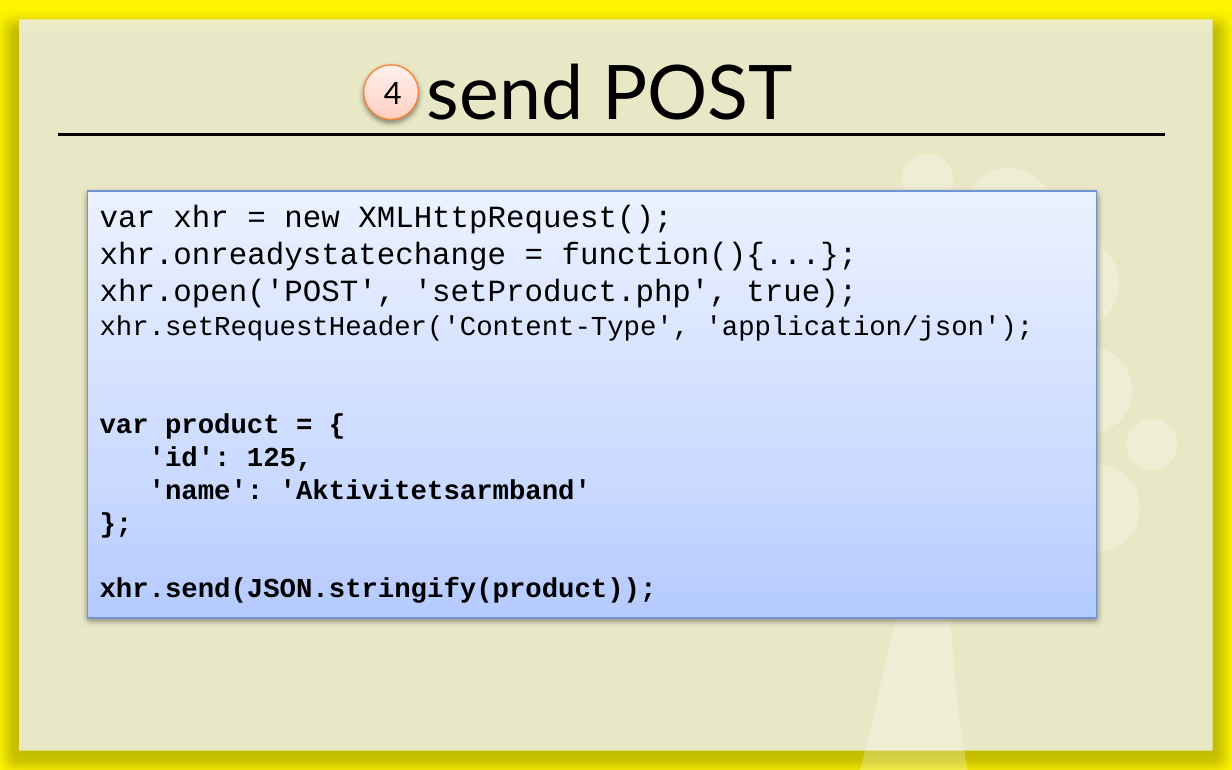
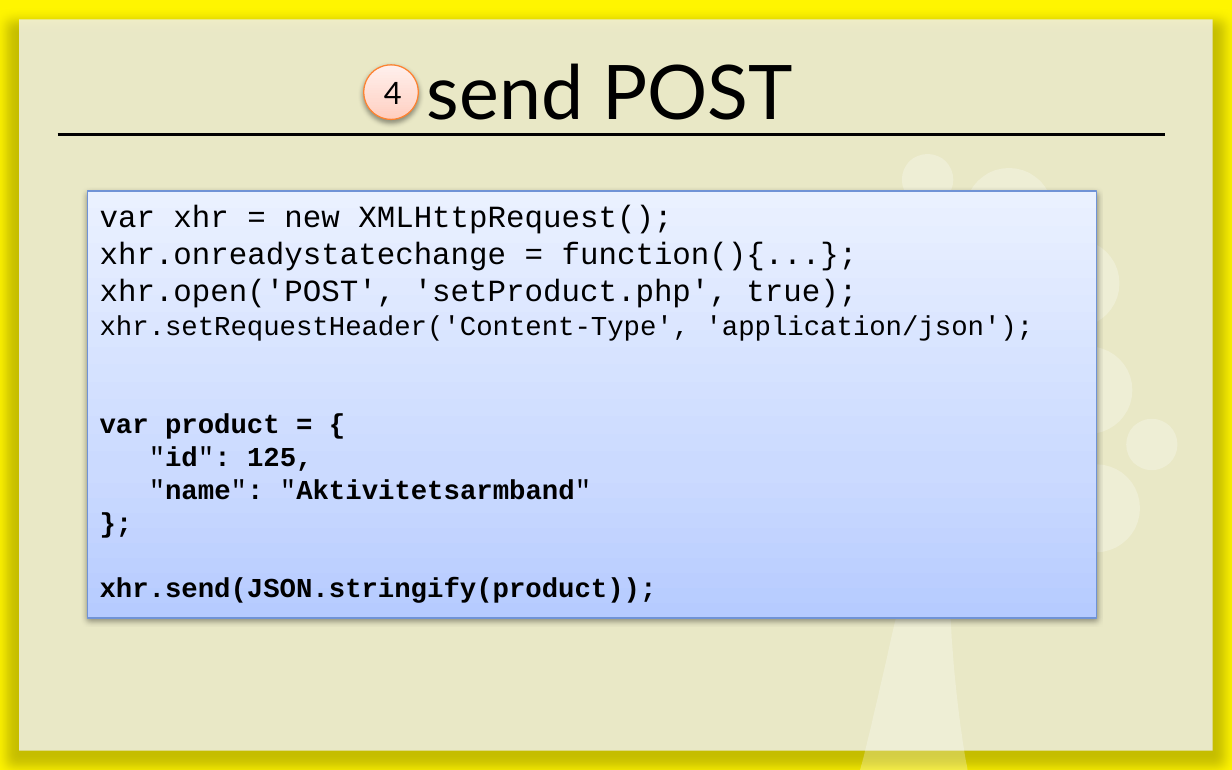
Before and after one commit to Leitet/Kursmaterial-JavaScript, a slide deck: slide 26 of lectures/E12-Evil-is-going-on/E12 - Evil is going on.pptx (slide 27 before the commit). Drawn at 1232x770 pixels with LibreOffice and Linux fonts; fonts in the diff are those of the drawing. Boxes give left, top, right and bottom in pixels: in the first picture for what was removed or moved away, otherwise in the second. Text is boxed around its words. In the diff, an @@ line names an element or a change of style, - is before the commit and + after.

```diff
--- a/lectures/E12-Evil-is-going-on/E12 - Evil is going on.pptx
+++ b/lectures/E12-Evil-is-going-on/E12 - Evil is going on.pptx
@@ text in rectangle at (149, 447, 591, 500): text changed @@
-'id': 125,
-'name': 'Aktivitetsarmband'
+"id": 125,
+"name": "Aktivitetsarmband"
```
Also in this commit, not shown: 1 slide removed.
